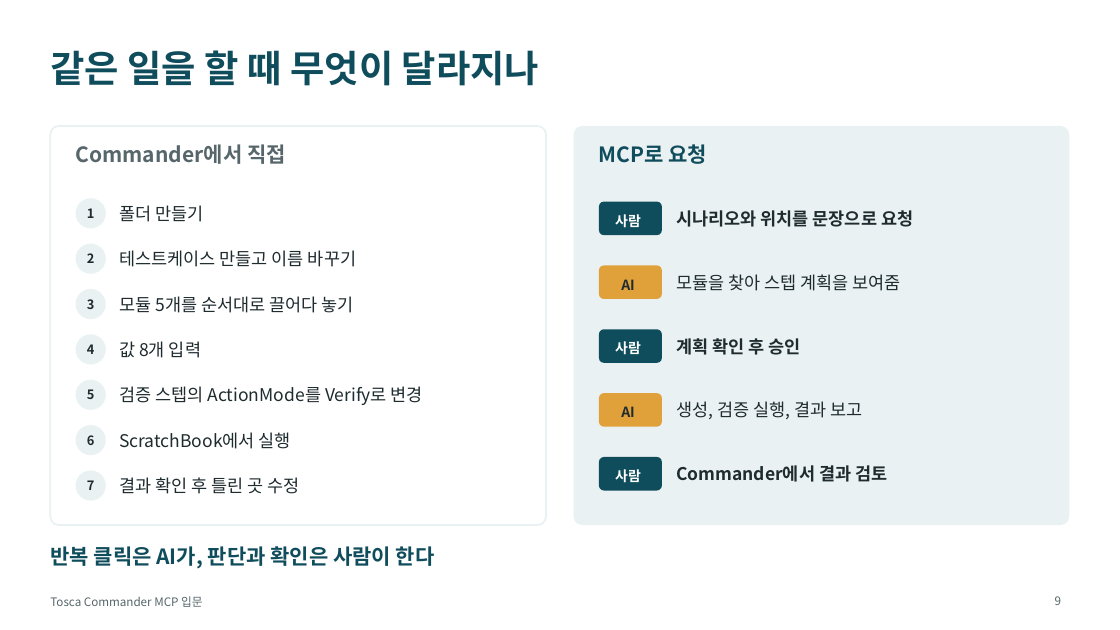
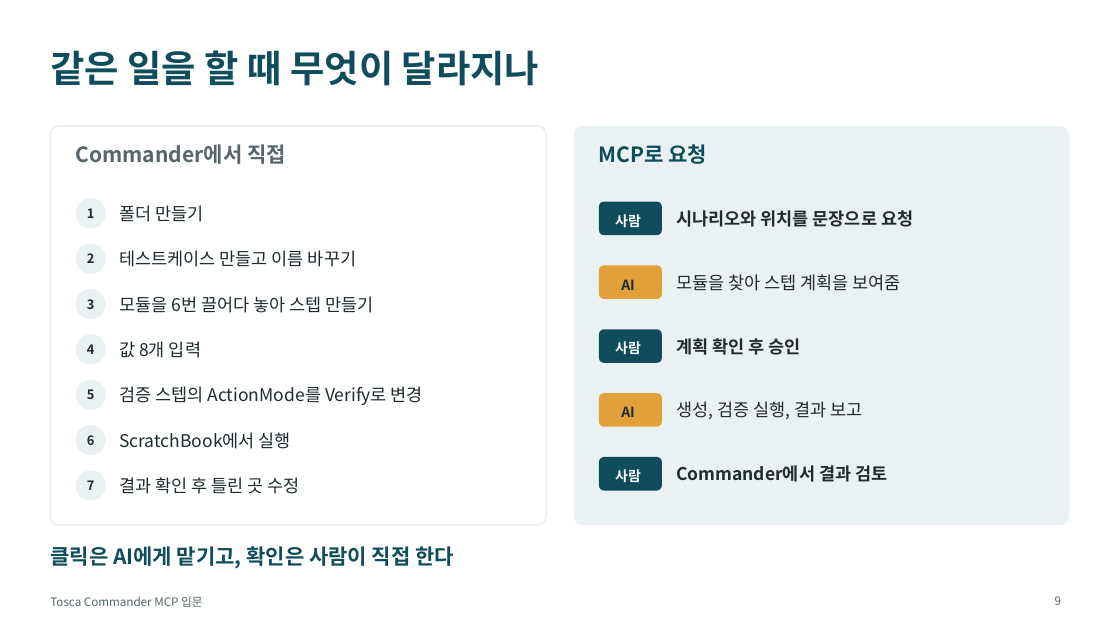
Before and after one commit to tjkim0725/Agent, a slide deck: slide 9 of tosca-mcp-training/Tosca_Commander_MCP_교육자료.pptx. Drawn at 1120x630 pixels with LibreOffice and Linux fonts; fonts in the diff are those of the drawing. Boxes give left, top, right and bottom in pixels: in the first picture for what was removed or moved away, otherwise in the second. Text is boxed around its words. In the diff, an @@ line names an element or a change of style, - is before the commit and + after.

```diff
--- a/tosca-mcp-training/Tosca_Commander_MCP_교육자료.pptx
+++ b/tosca-mcp-training/Tosca_Commander_MCP_교육자료.pptx
@@ text at box(119, 296, 374, 313): text changed @@
-모듈 5개를 순서대로 끌어다 놓기
+모듈을 6번 끌어다 놓아 스텝 만들기
@@ text at box(50, 546, 454, 568): text changed @@
-반복 클릭은 AI가, 판단과 확인은 사람이 한다
+클릭은 AI에게 맡기고, 확인은 사람이 직접 한다
```
Also in this commit, not shown: 20 other slides changed, 6 other files.
